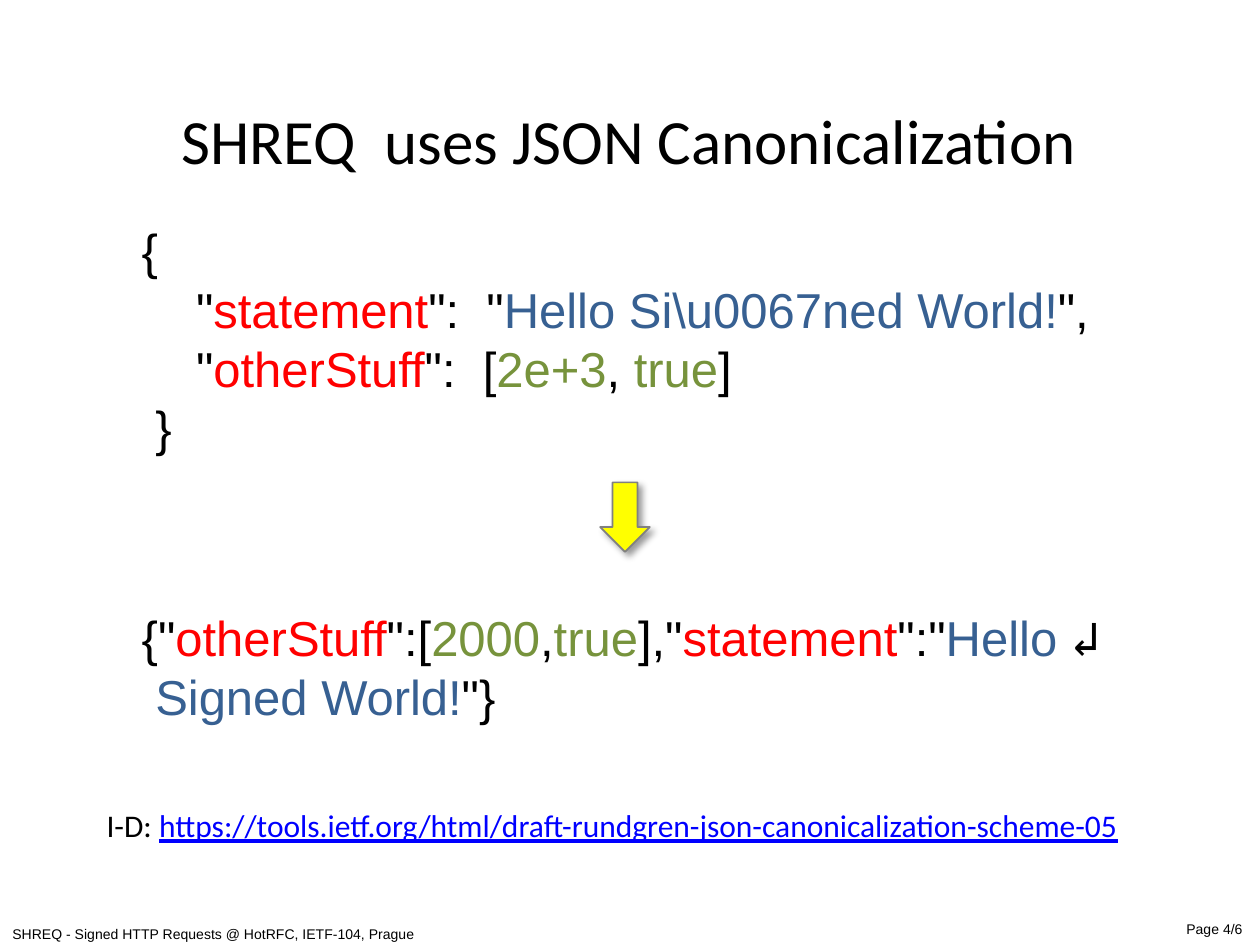
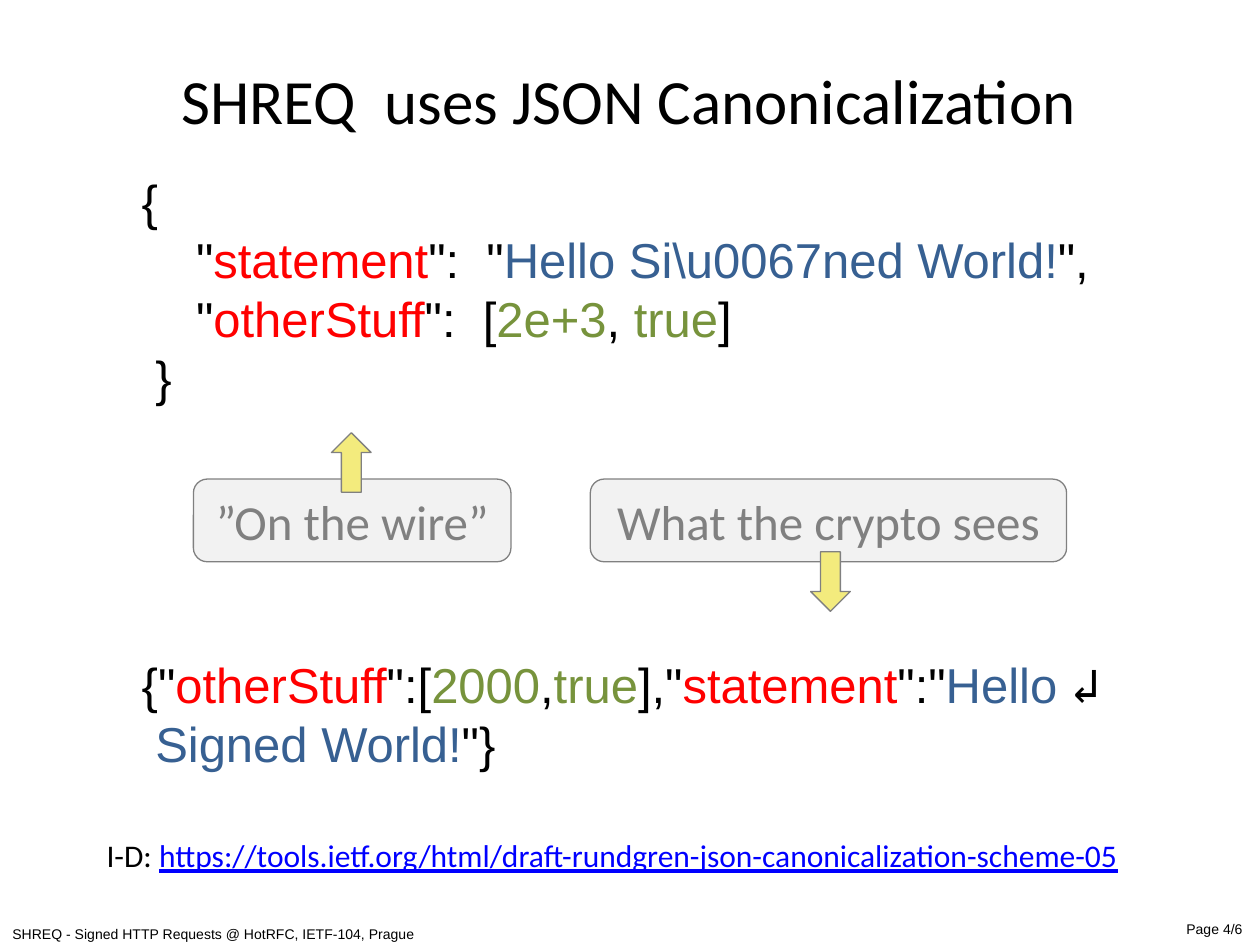
Before and after one commit to cyberphone/ietf-signed-http-requests, a slide deck: slide 4 of hotrfc-shreq.pptx. Drawn at 1260x945 pixels with LibreOffice and Linux fonts; fonts in the diff are those of the drawing. Boxes give left, top, right and bottom in pixels: in the first picture for what was removed or moved away, otherwise in the second. Text is boxed around its words. In the diff, an @@ line names an element or a change of style, - is before the commit and + after.

```diff
--- a/hotrfc-shreq.pptx
+++ b/hotrfc-shreq.pptx
@@ text "SHREQ uses JSON Canonicalization": place and size @@
-text "SHREQ uses JSON Canonicalization" at bbox=[182, 120, 1075, 173]
+text "SHREQ uses JSON Canonicalization" at bbox=[182, 80, 1075, 133]
@@ text "{": place and size @@
-text "{" at bbox=[196, 292, 1088, 397]
+text "{" at bbox=[196, 242, 1088, 347]
@@ down arrow added at bbox=[331, 433, 370, 493], fill #F3EB7D, outline #808080 0.75 pt @@
@@ rounded rectangle added at bbox=[194, 479, 512, 562], fill #F2F2F2, outline #808080 0.75 pt, 28 pt, text #808080 @@
+”On the wire”
@@ rounded rectangle added at bbox=[591, 479, 1067, 562], fill #F2F2F2, outline #808080 0.75 pt, 28 pt, text #808080 @@
+What the crypto sees
@@ down arrow removed at bbox=[600, 483, 649, 552] @@
@@ down arrow added at bbox=[810, 552, 849, 611], fill #F3EB7D, outline #808080 0.75 pt @@
@@ text "{"otherStuff":[2000,true],"statement":"Hello ↲": place and size @@
-text "{"otherStuff":[2000,true],"statement":"Hello ↲" at bbox=[142, 620, 1058, 725]
+text "{"otherStuff":[2000,true],"statement":"Hello ↲" at bbox=[142, 667, 1058, 772]
@@ text "I-D: https://tools.ietf.org/html/draft-rundgren-json-canonic ...": place and size @@
-text "I-D: https://tools.ietf.org/html/draft-rundgren-json-canonic ..." at bbox=[107, 815, 1117, 843]
+text "I-D: https://tools.ietf.org/html/draft-rundgren-json-canonic ..." at bbox=[107, 845, 1117, 873]
```
Also in this commit, not shown: 3 other slides changed, 3 other files.
